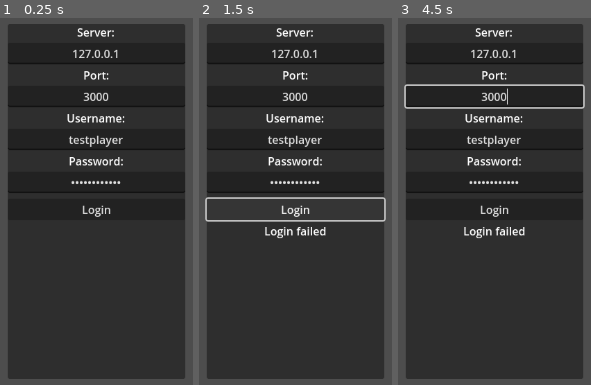
Above: before the commit, frames 1-3 (left to right).
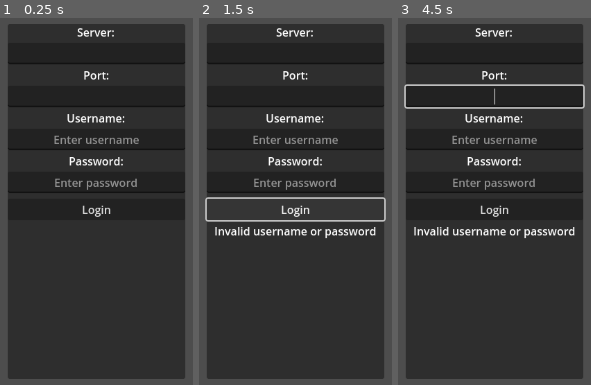
Above: after the commit, the same moments.

Repository: jonathaneeckhout/jdungeon-client
Game: Godot game, scene res://scenes/Multiplayer/Multiplayer.tscn
Same seed, same stepped clock (60 frames per second), same inputs: the game is played once before the commit and once after it.
Inputs (mouse positions are in pixels of both pictures, inside the frame that each line leads up to):
- Up to frame 1 (0.25 s): no input
- Up to frame 2 (1.5 s): click "Login" at 0.5 s; click "Login" at 1.25 s
- Up to frame 3 (4.5 s): click "Login" at 2 s; tap Enter (ui_accept) at 2.75, 3.02, 3.5, 3.77, 4.25 s; move the mouse to (outside the picture) at 2.77 s; press the mouse at (outside the picture) at 2.78 s; move the mouse to (outside the picture) at 3.52 s; release the mouse at (outside the picture) at 3.53 s; right-click (outside the picture) at 3.6 s; move the mouse to (573, 102) at 4.27 s; press the mouse at (573, 102) at 4.28 s

The runs differ from the first frame. In frame 1, 1.5% of the frame differs, in the area x 27-73%, y 8-47%; in frame 2, 2.7%; in frame 3, 2.8%, in the area x 8-92%, y 8-60%.

Commit message:
cleanup hard coded values

Diff:
--- a/project.godot
+++ b/project.godot
@@ -17,7 +17,8 @@
 
 [autoload]
 
-AuthenticationConnection="*res://scripts/authenticationConnection.gd"
+Env="*res://scripts/godotenv/scripts/env.gd"
+CommonConnection="*res://scripts/commonConnection.gd"
 LevelsConnection="*res://scripts/levelsConnection.gd"
 
 [input]
--- a/scenes/ChatPanel/ChatPanel.gd
+++ b/scenes/ChatPanel/ChatPanel.gd
@@ -15,7 +15,7 @@
 func _ready():
 	input_field.text_submitted.connect(_on_text_submitted)
 	change_group("Global")
-	AuthenticationConnection.chat_message_received.connect(_on_message)
+	CommonConnection.chat_message_received.connect(_on_message)
 
 
 func _input(event):
@@ -79,7 +79,7 @@
 	if text != "":
 		match current_group:
 			"Global":
-				AuthenticationConnection.send_message("Global", "", text)
+				CommonConnection.send_message("Global", "", text)
 			_:
 				#TODO: implement other cases
 				append_chat_line_escaped(user_name, text, GROUPS[current_group]["color"])
--- a/scenes/LoginPanel/LoginPanel.gd
+++ b/scenes/LoginPanel/LoginPanel.gd
@@ -1,9 +1,24 @@
 extends Panel
+
+@onready var server_address = Env.get_value("COMMON_SERVER_HOST")
+@onready var server_port = Env.get_value("COMMON_SERVER_PORT")
+@onready var debug_username = Env.get_value("DEBUG_USERNAME")
+@onready var debug_password = Env.get_value("DEBUG_PASSWORD")
 
 
 func _ready():
-	AuthenticationConnection.connected_to_server.connect(_connected_succeeded)
-	AuthenticationConnection.server_disconnected.connect(_server_disconnected)
+	$VBoxContainer/ServerAddressText.text = server_address
+	$VBoxContainer/ServerPortText.text = server_port
+
+	if debug_username:
+		$VBoxContainer/UsernameText.text = debug_username
+
+	if debug_password:
+		$VBoxContainer/PasswordText.text = debug_password
+
+
+	CommonConnection.connected_to_server.connect(_connected_succeeded)
+	CommonConnection.server_disconnected.connect(_server_disconnected)
 
 
 func _on_login_button_pressed():
@@ -16,7 +31,7 @@
 		$VBoxContainer/ErrorLabel.text = "Invalid username or password"
 		return false
 
-	var logged_in = await AuthenticationConnection.authenticate(username, password)
+	var logged_in = await CommonConnection.authenticate(username, password)
 	if !logged_in:
 		$VBoxContainer/ErrorLabel.text = "Login failed"
 		print("Failed logging in to server")
@@ -24,16 +39,16 @@
 
 	print("Successfully logged into server")
 
-	if !AuthenticationConnection.connect_to_server(ip, port):
+	if !CommonConnection.connect_to_server(ip, port):
 		$VBoxContainer/ErrorLabel.text = "Error conneting server"
 		print("Failed to connect to server")
 		return false
 
 	$"../".hide()
 
-	await AuthenticationConnection.connected_to_server
+	await CommonConnection.connected_to_server
 
-	AuthenticationConnection.load_character()
+	CommonConnection.load_character()
 
 	return true
 
--- a/scenes/LoginPanel/LoginPanel.tscn
+++ b/scenes/LoginPanel/LoginPanel.tscn
@@ -31,7 +31,6 @@
 
 [node name="ServerAddressText" type="LineEdit" parent="VBoxContainer"]
 layout_mode = 2
-text = "127.0.0.1"
 alignment = 1
 expand_to_text_length = true
 
@@ -42,7 +41,6 @@
 
 [node name="ServerPortText" type="LineEdit" parent="VBoxContainer"]
 layout_mode = 2
-text = "3000"
 alignment = 1
 expand_to_text_length = true
 
@@ -53,7 +51,6 @@
 
 [node name="UsernameText" type="LineEdit" parent="VBoxContainer"]
 layout_mode = 2
-text = "testplayer"
 placeholder_text = "Enter username"
 alignment = 1
 expand_to_text_length = true
@@ -65,7 +62,6 @@
 
 [node name="PasswordText" type="LineEdit" parent="VBoxContainer"]
 layout_mode = 2
-text = "testpassword"
 placeholder_text = "Enter password"
 alignment = 1
 secret = true
--- a/scripts/authenticationConnection.gd
+++ b/scripts/commonConnection.gd
@@ -1,4 +1,6 @@
 extends Node
+
+@onready var debug = Env.get_value("DEBUG")
 
 signal login(status: bool)
 signal connected_to_server
@@ -7,8 +9,6 @@
 
 var auth_request = preload("res://scripts/requests/authRequest.gd")
 
-
-const URL = "wss://localhost:3001"
 
 var cookie = ""
 var secret = ""
@@ -24,7 +24,15 @@
 
 func connect_to_server(ip, port):
 	socket.handshake_headers = ["cookie: %s" % cookie]
-	var err = socket.connect_to_url("wss://%s:%d" % [ip, port], TLSOptions.client_unsafe())
+
+	var client_tls_options: TLSOptions
+
+	if debug =="true":
+		client_tls_options = TLSOptions.client_unsafe()
+	else:
+		client_tls_options = TLSOptions.client()
+
+	var err = socket.connect_to_url("wss://%s:%d" % [ip, port], client_tls_options)
 	if err != OK:
 		print("Unable to connect")
 		set_process(false)
--- /dev/null
+++ b/scripts/godotenv/scripts/env.gd
@@ -0,0 +1,37 @@
+# GodotEnv Singleton
+# Author: Nik Mirza
+# Email: nik96mirza[at]gmail.com
+extends Node
+
+
+func get_value(valuename: String):
+	# prioritized os environment variable
+	var env = parse("res://.env")
+
+	if OS.has_environment(valuename):
+		return OS.get_environment(valuename)
+
+	if env.has(valuename):
+		return env[valuename]
+
+	# return empty
+	return ""
+
+
+func parse(filename):
+	if !FileAccess.file_exists(filename):
+		return {}
+
+	var file = FileAccess.open(filename, FileAccess.READ)
+
+	var env = {}
+	var line = ""
+
+	while !file.eof_reached():
+		line = file.get_line()
+		var o = line.split("=")
+
+		if o.size() == 2:  # only check valid lines
+			env[o[0]] = o[1].lstrip('"').rstrip('"')
+
+	return env
--- a/scripts/levelsConnection.gd
+++ b/scripts/levelsConnection.gd
@@ -1,5 +1,6 @@
 extends Node
 
+@onready var debug = Env.get_value("DEBUG")
 
 signal login(status: bool)
 signal player_added(id: int, character_name: String, pos: Vector2)
@@ -24,10 +25,13 @@
 		# OS.alert("Failed to start multiplayer client.")
 		return false
 
-	#TODO: Use this function instead of debug function
-	# var client_tls_options = TLSOptions.client(cert)
-	#TODO: Remove next line
-	var client_tls_options = TLSOptions.client_unsafe()
+	var client_tls_options: TLSOptions
+
+	if debug =="true":
+		client_tls_options = TLSOptions.client_unsafe()
+	else:
+		client_tls_options = TLSOptions.client()
+
 	error = client.host.dtls_client_setup(ip, client_tls_options)
 	if error != OK:
 		print("Failed to connect via DTLS")
@@ -49,8 +53,10 @@
 func _on_connection_succeeded():
 	print("Connection succeeded")
 	#TODO: currently the character's name is the player's name
-	print(multiplayer.get_unique_id())
-	authenticate_with_secret.rpc_id(1, AuthenticationConnection.username, AuthenticationConnection.secret, AuthenticationConnection.username)
+	#TODO: figure out why this delay is needed
+	await get_tree().create_timer(1).timeout
+
+	authenticate_with_secret.rpc_id(1, CommonConnection.username, CommonConnection.secret, CommonConnection.username)
 
 
 func _on_server_disconnected():
--- a/scripts/requests/authRequest.gd
+++ b/scripts/requests/authRequest.gd
@@ -1,7 +1,10 @@
 extends Node
 
+@onready var debug = Env.get_value("DEBUG")
+@onready var common_server_address = Env.get_value("COMMON_SERVER_ADDRESS")
+@onready var url = "%s/login/player" % common_server_address
+
 const HEADERS = ["Content-Type: application/json"]
-const AUTHENTICATION_SERVER = "https://localhost:3000/login/player"
 
 @onready var http_request = HTTPRequest.new()
 
@@ -10,10 +13,12 @@
 
 # Called when the node enters the scene tree for the first time.
 func _ready():
-	#TODO: Use this function instead of debug function
-	# var client_tls_options = TLSOptions.client()
-	#TODO: Remove next line
-	var client_tls_options = TLSOptions.client_unsafe()
+	var client_tls_options: TLSOptions
+
+	if debug =="true":
+		client_tls_options = TLSOptions.client_unsafe()
+	else:
+		client_tls_options = TLSOptions.client()
 
 	http_request.set_tls_options(client_tls_options)
 
@@ -24,10 +29,10 @@
 func authenticate(username: String, password: String):
 	var body = JSON.stringify({"username": username, "password": password})
 
-	var error = http_request.request(AUTHENTICATION_SERVER, HEADERS, HTTPClient.METHOD_POST, body)
+	var error = http_request.request(url, HEADERS, HTTPClient.METHOD_POST, body)
 	if error != OK:
 		print("An error occurred in the HTTP request.")
-		return false
+		return {"response": false, "cookie": "", "secret": ""}
 	else:
 		var response = await auth_response
 
Not shown, added: export_presets.cfg
Not shown, changed: .gitignore
Not shown, added: scripts/godotenv/LICENSE
